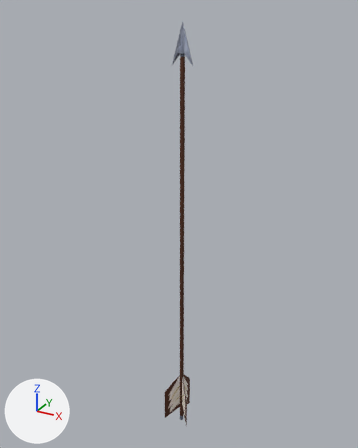
The FBX model Assets/Models/ProxyModel/Arrow.fbx, before and after one commit.
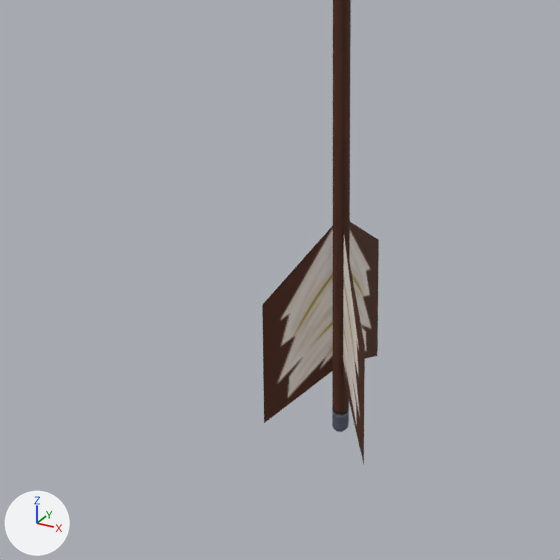
There are two pictures of each version: one whole from a camera (50 mm lens) standing at (0.473, -0.873, 0.996) and looking at (-0.022, 0.025, 0.547), one close up on the part from 30% to 64% of the width and 73% to 100% of the height. The axes (+X, +Y, +Z) are drawn at lower left. The lights are the same throughout. Where no turn or scale is listed for an object, it has been applied to the vertices. Vertices at the same position are counted once.

Script lines for the objects in view, before the commit:
```python
me_mesh = bpy.data.meshes.new('Mesh')
me_mesh.from_pydata(...)  # 79 vertices, 75 faces; spans x -0.032..0.032, y -0.038..0.038, z -0.486..0.486
me_mesh.materials.append(mat_stingraypbs1)
ob_weapon_arrow = bpy.data.objects.new('weapon_Arrow', me_mesh)
ob_weapon_arrow.location = (0.0, 0.0066, 0.4858)
```
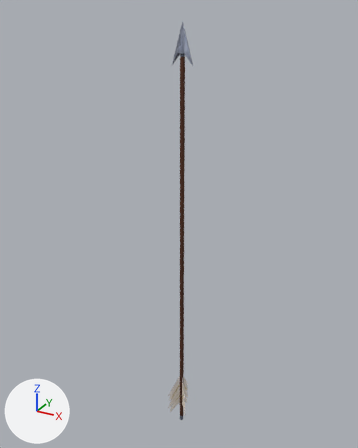
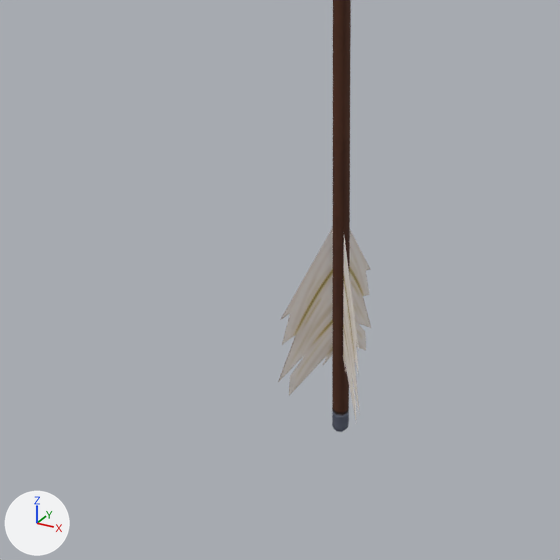
What the commit changed:
me_mesh is used by ob_weapon_arrow; location (0.0, 0.0066, 0.4858).
me_mesh had 79 vertices, 75 faces and spanned x -0.032..0.032, y -0.038..0.038, z -0.486..0.486.
me_mesh now has 103 vertices, 99 faces and spans x -0.026..0.026, y -0.031..0.031, z -0.486..0.486.
me_mesh part 1: the loose piece of 4 vertices spanning x -0.032..-0.003, y -0.038..-0.009, z -0.469..-0.337 is rebuilt with 12 vertices and now spans x -0.026..-0.003, y -0.031..-0.008, z -0.453..-0.337.
me_mesh part 2: the loose piece of 4 vertices spanning x 0.003..0.032, y -0.038..-0.009, z -0.469..-0.337 is rebuilt with 12 vertices and now spans x 0.003..0.026, y -0.031..-0.008, z -0.453..-0.337.
me_mesh part 3: the loose piece of 4 vertices spanning x 0.0, y -0.003..0.038, z -0.469..-0.337 is rebuilt with 12 vertices and now spans x 0.0, y -0.002..0.031, z -0.453..-0.337.
Object 'weapon_Arrow' (ob_weapon_arrow) moves from (0.0, 0.0066, 0.4858) to (0.0, 0.0054, 0.4858).

Boxes (x1, y1, x2, y2) around the edits, measured in the close-ups (560 x 560 px):
'weapon_Arrow', reshaped, moved: before (262, 0, 379, 464); after (278, 0, 371, 432)
part 1 of me_mesh, rebuilt (22% narrower, 15% shorter): before (262, 226, 333, 423); after (278, 227, 333, 395)
part 2 of me_mesh, rebuilt (22% narrower, 21% shorter): before (343, 234, 365, 464); after (343, 238, 360, 420)
part 3 of me_mesh, rebuilt (23% narrower, 12% shorter): before (350, 222, 379, 359); after (349, 230, 371, 350)
